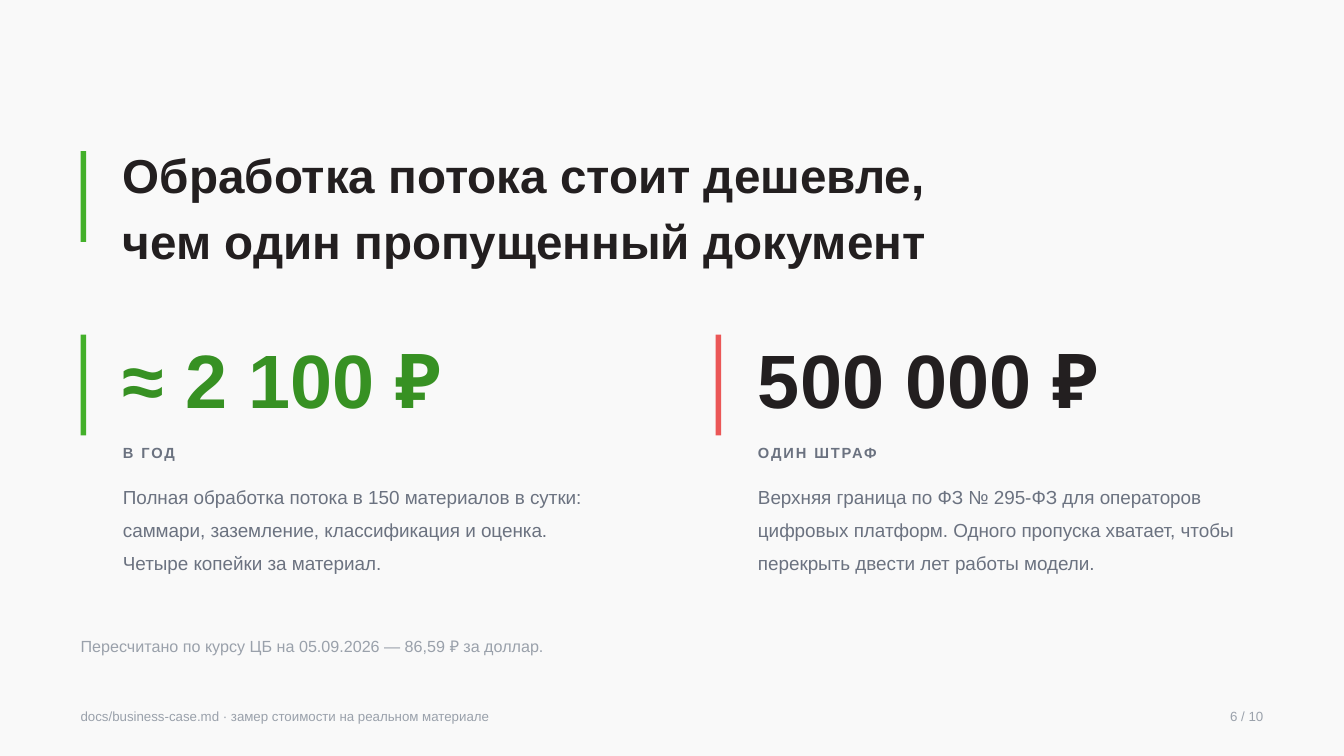
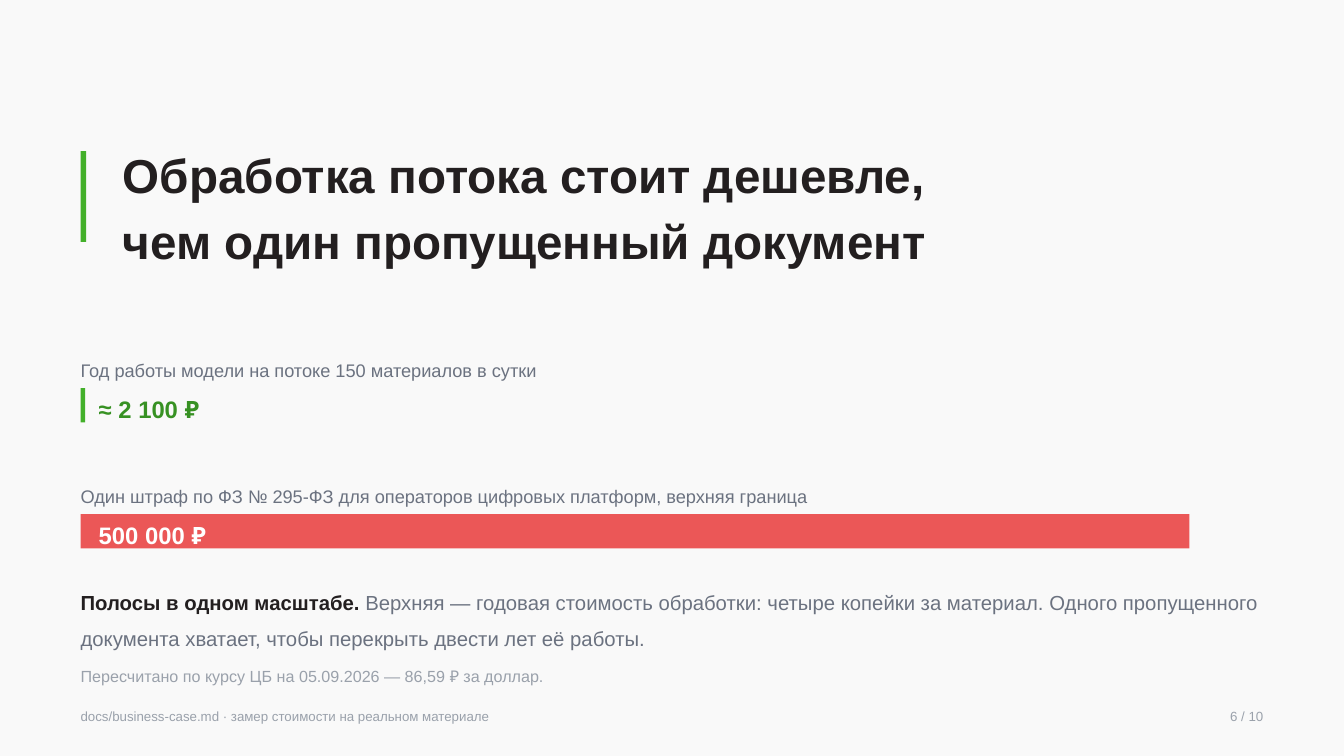
Before and after one commit to veceloe/ai-gpr-center-cifra, a slide deck: slide 7 of docs/product/build/presentation.pptx. Drawn at 1344x756 pixels with LibreOffice and Linux fonts; fonts in the diff are those of the drawing. Boxes give left, top, right and bottom in pixels: in the first picture for what was removed or moved away, otherwise in the second. Text is boxed around its words. In the diff, an @@ line names an element or a change of style, - is before the commit and + after.

```diff
--- a/docs/product/build/presentation.pptx
+++ b/docs/product/build/presentation.pptx
@@ rectangle removed at [716,335,722,436] @@
@@ rectangle: place and size @@
-rectangle at [81,335,87,436]
+rectangle at [81,388,86,422]
@@ text added at [81,364,537,381], 13 pt, text #6B7280 @@
+Год работы модели на потоке 150 материалов в сутки
@@ text "≈ 2 100 ₽": place and size @@
-text "≈ 2 100 ₽" at [185,355,374,409]
+text "≈ 2 100 ₽" at [118,401,178,419]
@@ text "≈ 2 100 ₽" at [118,401,178,419]: size 54 to 17 pt; line spacing 1 to 1.32 @@
@@ text removed at [123,448,175,461] @@
-В ГОД
@@ text removed at [758,439,1282,463] @@
-ОДИН ШТРАФ
@@ text added at [81,490,808,507], 13 pt, text #6B7280 @@
+Один штраф по ФЗ № 295-ФЗ для операторов цифровых платформ, верхняя граница
@@ text removed at [123,490,581,574] @@
-Полная обработка потока в 150 материалов в сутки: саммари, заземление, классификация и оценка. Четыре копейки за материал.
@@ text removed at [758,491,1234,574] @@
-Верхняя граница по ФЗ № 295-ФЗ для операторов цифровых платформ. Одного пропуска хватает, чтобы перекрыть двести лет работы модели.
@@ rectangle added at [81,514,1190,548], fill #EB5757 @@
@@ text "500 000 ₽": place and size @@
-text "500 000 ₽" at [758,355,1031,409]
+text "500 000 ₽" at [99,527,185,550]
@@ text "500 000 ₽" at [99,527,185,550]: size 54 to 17 pt, text colour #231F20 to #FFFFFF; line spacing 1 to 1.32 @@
@@ text added at [81,595,1258,650], 14.5 pt, text #6B7280 @@
+Полосы в одном масштабе. Верхняя — годовая стоимость обработки: четыре копейки за материал. Одного пропущенного документа хватает, чтобы перекрыть двести лет её работы.
@@ text "Пересчитано по курсу ЦБ на ...": place and size @@
-text "Пересчитано по курсу ЦБ на ..." at [81,641,543,655]
+text "Пересчитано по курсу ЦБ на ..." at [81,671,543,685]
```
Also in this commit, not shown: 1 other slide changed, 1 slide added, 1 slide removed, 5 other files.
